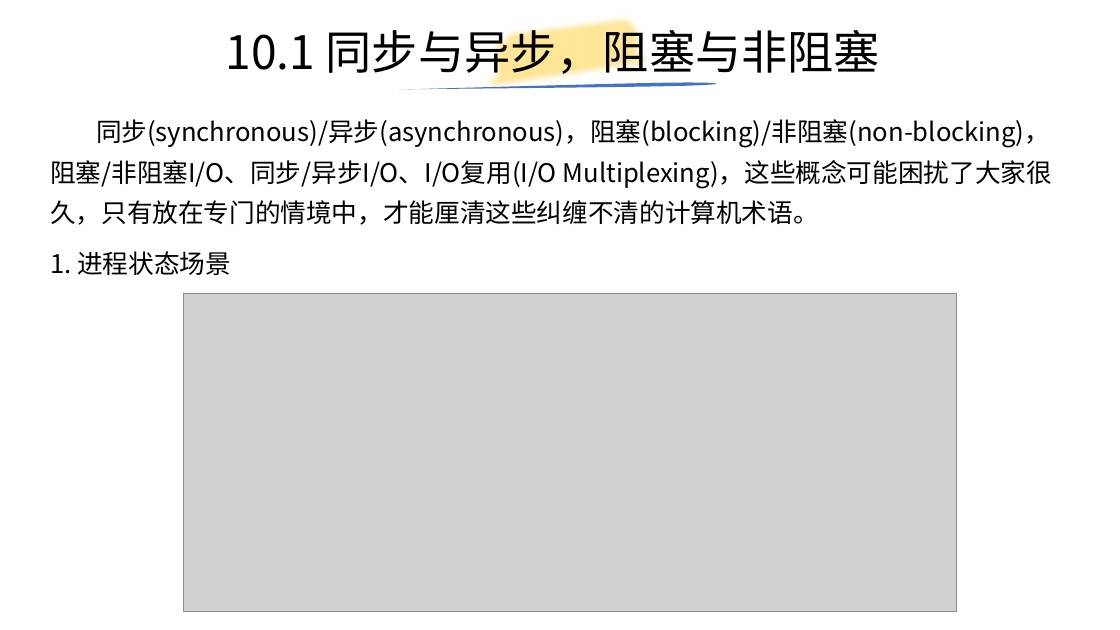
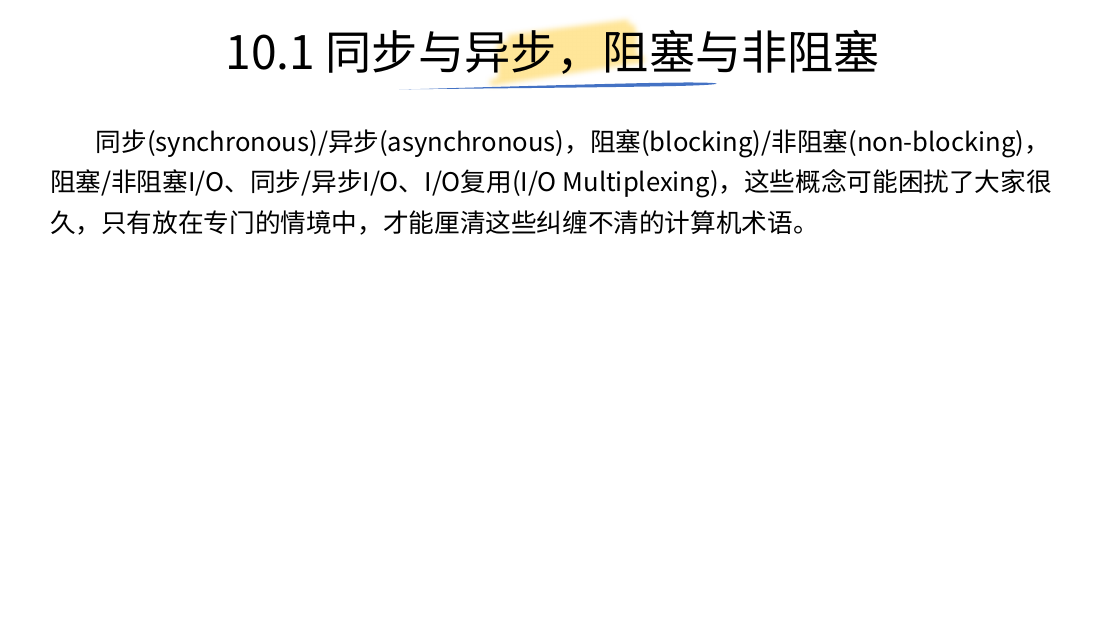
Before and after one commit to yiwenliu/CorePython, a slide deck: slide 87 of PPT/CorePython.pptx (slide 84 before the commit). Drawn at 1120x630 pixels with LibreOffice and Linux fonts; fonts in the diff are those of the drawing; grey boxes stand for pictures. Boxes give left, top, right and bottom in pixels: in the first picture for what was removed or moved away, otherwise in the second. Text is boxed around its words. In the diff, an @@ line names an element or a change of style, - is before the commit and + after.

```diff
--- a/PPT/CorePython.pptx
+++ b/PPT/CorePython.pptx
@@ text "同步(synchronous)/异步(asynchronous)，阻塞(blocking)/非阻塞(non-blocki ...": place and size @@
-text "同步(synchronous)/异步(asynchronous)，阻塞(blocking)/非阻塞(non-blocki ..." at [50,119,1052,225]
+text "同步(synchronous)/异步(asynchronous)，阻塞(blocking)/非阻塞(non-blocki ..." at [50,129,1052,235]
@@ text removed at [50,251,231,275] @@
-1. 进程状态场景
@@ picture removed at [184,293,957,612] @@
```
Also in this commit, not shown: 3 other slides changed, 13 slides added.
